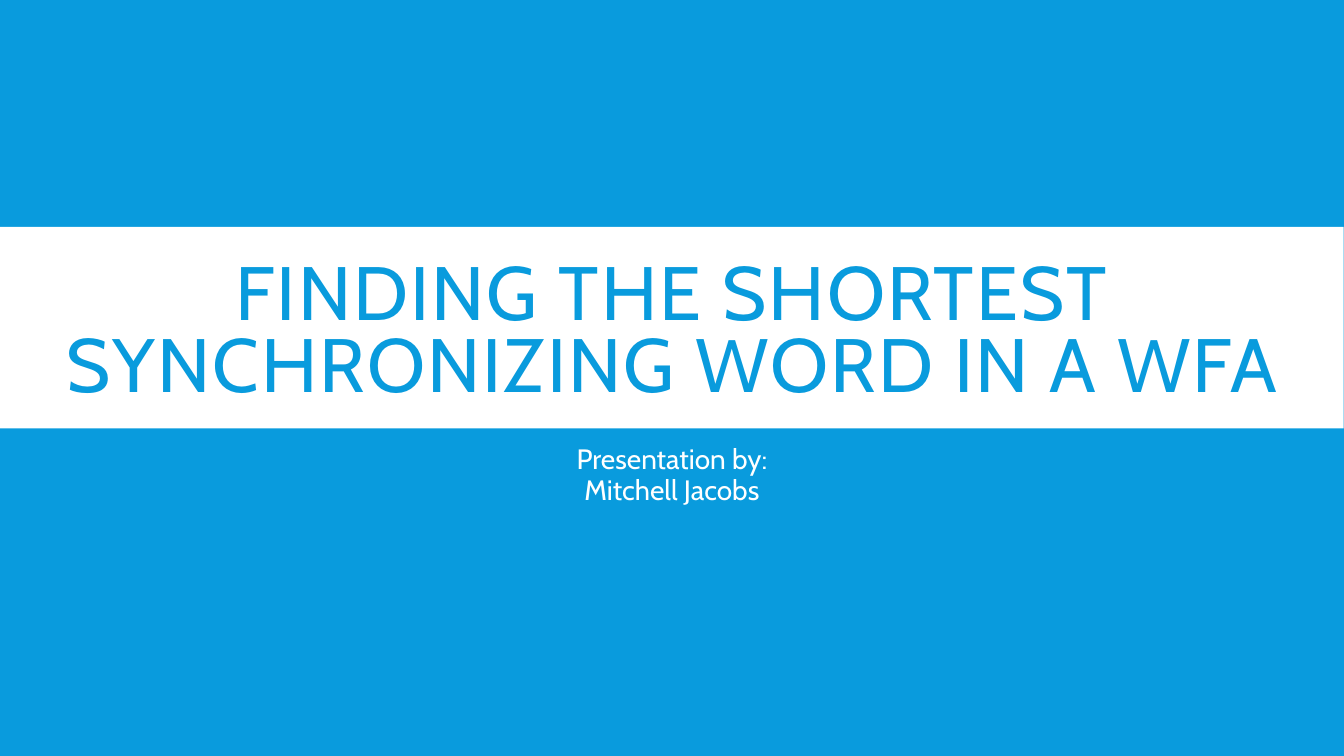
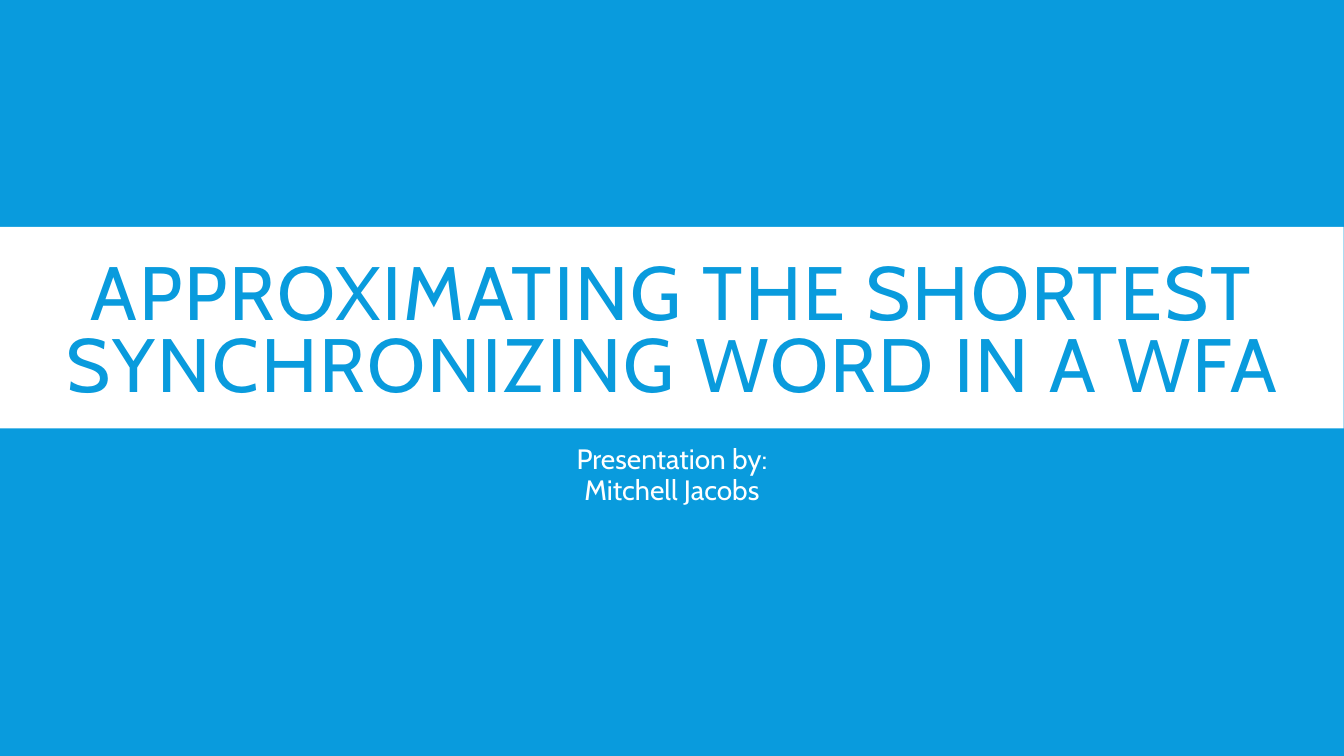
Before and after one commit to Jacobsma/CS477-Project, a slide deck: slide 1 of project.pptx. Drawn at 1344x756 pixels with LibreOffice and Linux fonts; fonts in the diff are those of the drawing. Boxes give left, top, right and bottom in pixels: in the first picture for what was removed or moved away, otherwise in the second. Text is boxed around its words. In the diff, an @@ line names an element or a change of style, - is before the commit and + after.

```diff
--- a/project.pptx
+++ b/project.pptx
@@ title at [66,266,1278,393]: text changed @@
-FINDING THE SHORTEST SYNCHRONIZING WORD IN A WFA
+APPROXIMATING THE SHORTEST SYNCHRONIZING WORD IN A WFA
```
Also in this commit, not shown: 3 other slides changed, 7 slides added, 1 slide removed, 2 other files.
